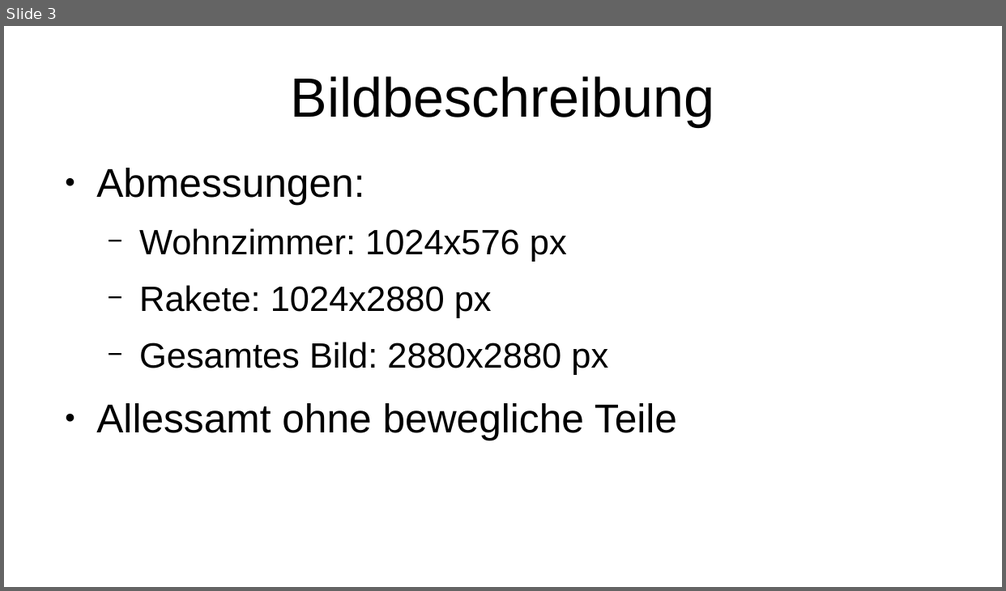
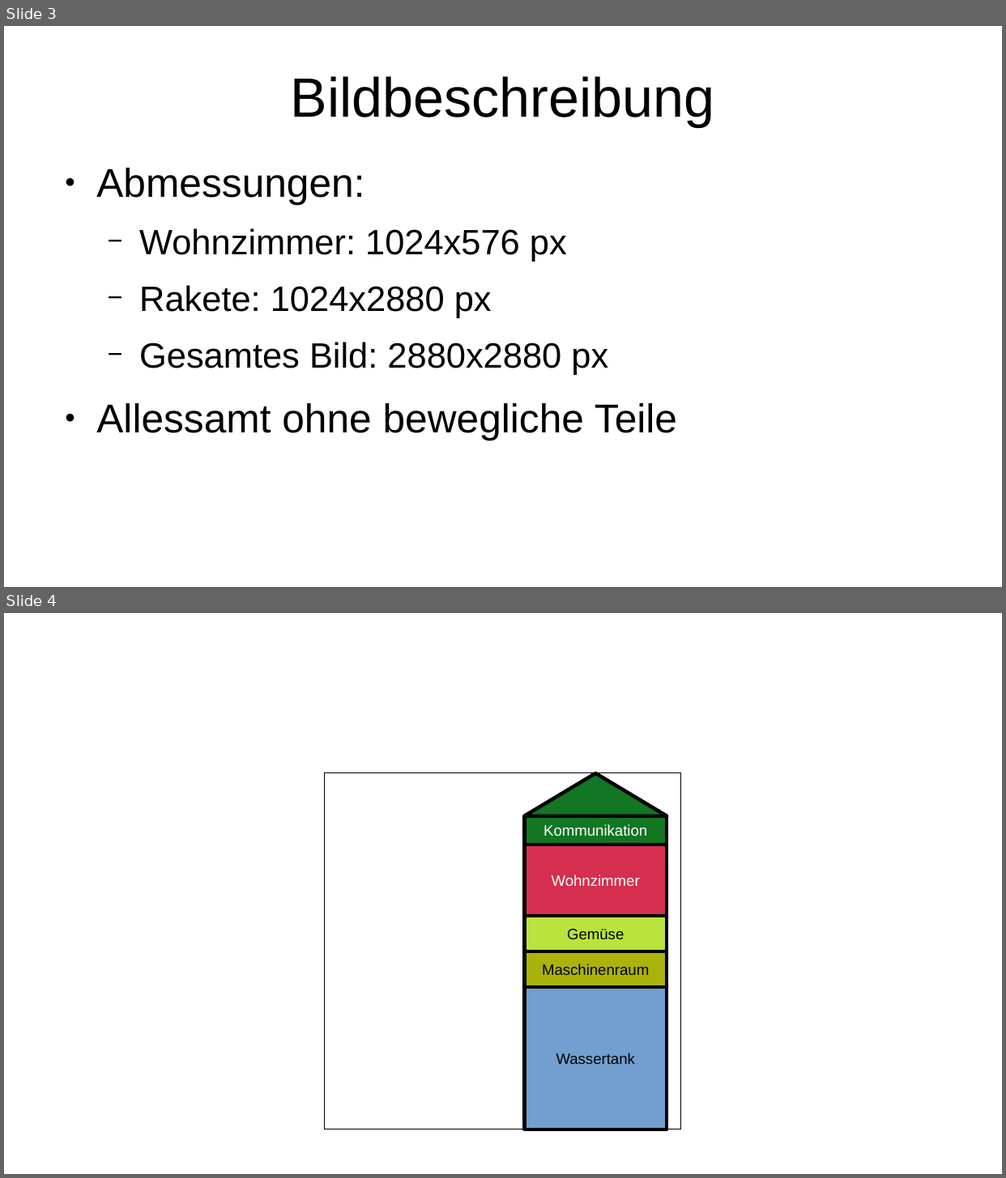
Before and after one commit to a8767c36/mars-game, a slide deck: schema/rannara/rannara-inside.odp. Shown one above the other, each under a label of ours: slide 3 before the commit, slides 3 and 4 after it. The pictures are 1006x591 and 1006x1178 pixels, drawn with LibreOffice and Linux fonts; fonts in the diff are those of the drawing. Boxes give left, top, right and bottom in pixels: in the first picture for what was removed or moved away, otherwise in the second. Text is boxed around its words. In the diff, an @@ line names an element or a change of style, - is before the commit and + after.

```diff
--- a/schema/rannara/rannara-inside.odp
+++ b/schema/rannara/rannara-inside.odp
@@ slide 4 added at box(4, 613, 1002, 1174), background #FFFFFF @@
@@ rectangle added at box(325, 773, 681, 1130), outline #000000 0 pt @@
@@ triangle added at box(525, 773, 667, 815), fill #127622, outline #000000 2.83 pt @@
@@ rectangle added at box(525, 815, 667, 844), fill #127622, outline #000000 2.83 pt, 12 pt, text #FFFFFF @@
+Kommunikation
@@ rectangle added at box(525, 845, 667, 917), fill #D62E4E, outline #000000 2.83 pt, 12 pt, text #FFFFFF @@
+Wohnzimmer
@@ rectangle added at box(525, 917, 667, 952), fill #BBE33D, outline #000000 2.83 pt, 12 pt, text #000000 @@
+Gemüse
@@ rectangle added at box(525, 952, 667, 987), fill #ACB20C, outline #000000 2.83 pt, 12 pt, text #000000 @@
+Maschinenraum
@@ rectangle added at box(525, 987, 667, 1129), fill #729FCF, outline #000000 2.83 pt, 12 pt, text #000000 @@
+Wassertank
```
Also in this commit, not shown: 1 slide removed, 1 other file.
